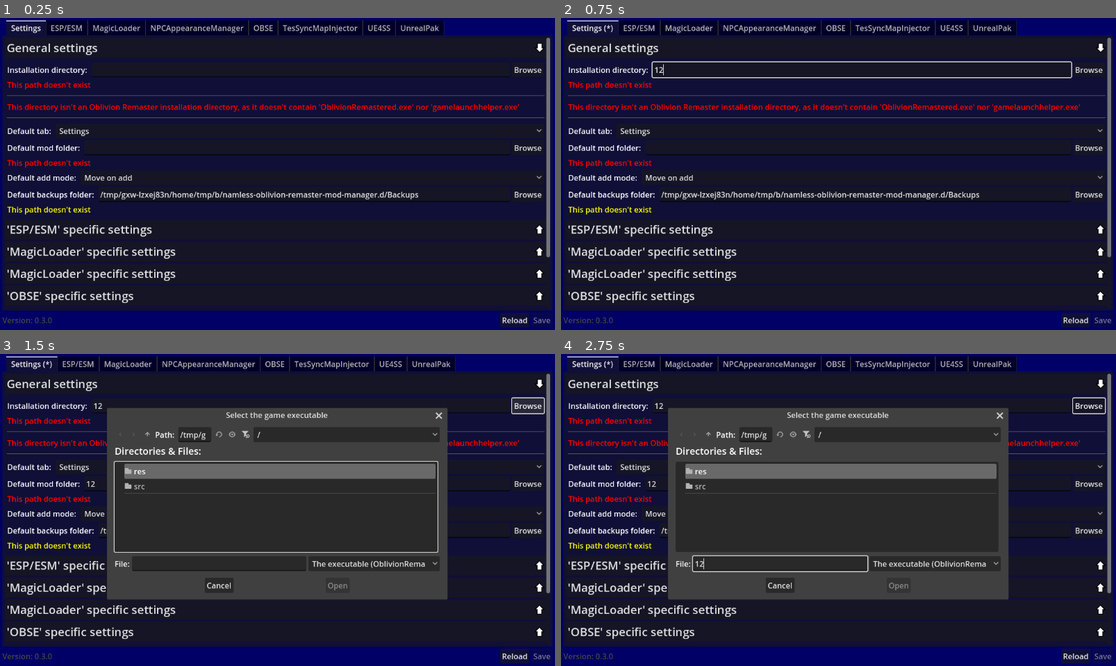
Above: before the commit, frames 1-4 (two rows, left to right).
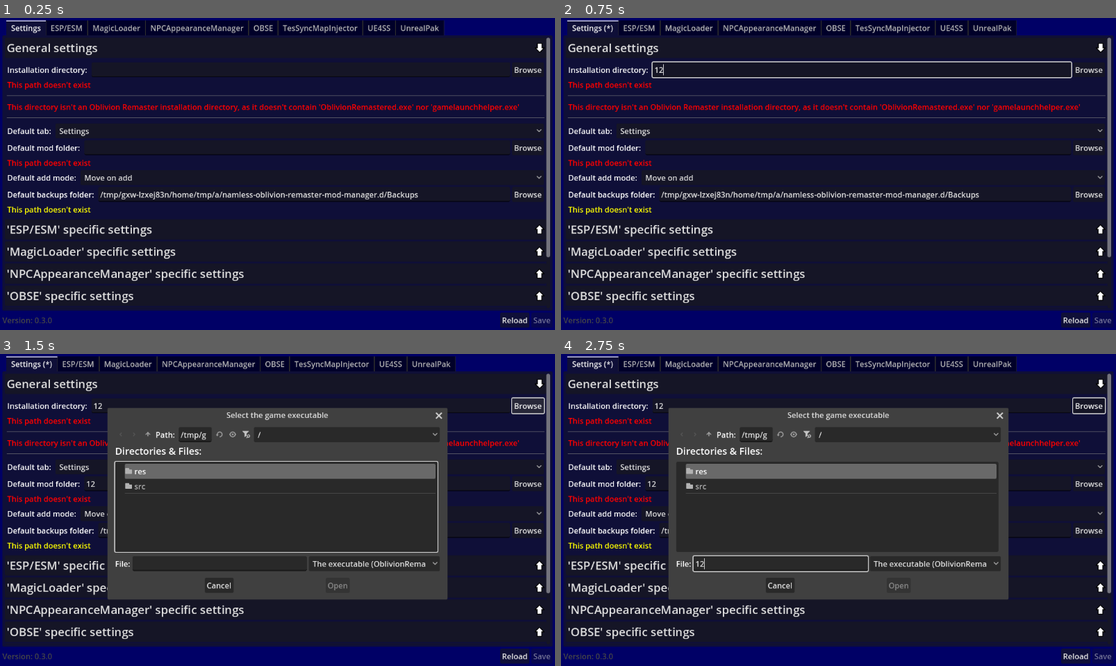
Above: after the commit, the same moments.

Repository: TheNamlessGuy/oblivion-remaster-mod-manager
Game: Godot game, scene res://src/components/main_window.tscn
Same seed, same stepped clock (60 frames per second), same inputs: the game is played once before the commit and once after it.
Inputs (mouse positions are in pixels of both pictures, inside the frame that each line leads up to):
- Up to frame 1 (0.25 s): no input
- Up to frame 2 (0.75 s): click (860, 71) at 0.52 s; type "12" at 0.6 s
- Up to frame 3 (1.5 s): click (299, 485) at 0.75 s; type "12" at 0.83 s; click "Browse" at 1.25 s
- Up to frame 4 (2.75 s): click (777, 563) at 2.02 s; type "12" at 2.1 s

The runs differ from the first frame. In frame 1, 1.0% of the frame differs, in the area x 2-76%, y 55-85%; in frame 2, 1.0%; in frame 3, 1.6%, in the area x 2-77%, y 17-85%; in frame 4, 1.5%.

Commit message:
docs: NPC appearance manager
Also sssh don't talk about the other changes I forgot to check in

Diff:
--- a/project/src/components/settings_tab.tscn
+++ b/project/src/components/settings_tab.tscn
@@ -185,7 +185,7 @@
 
 [node name="NPCApperanceManagerSettings" parent="ScrollContainer/VBoxContainer" instance=ExtResource("6_nc8sb")]
 layout_mode = 2
-title = "'MagicLoader' specific settings"
+title = "'NPCAppearanceManager' specific settings"
 collapsed_by_default = true
 
 [node name="ShowSelector" parent="ScrollContainer/VBoxContainer/NPCApperanceManagerSettings" instance=ExtResource("4_p0sff")]
@@ -195,16 +195,16 @@
 true_tooltip = ""
 false_name = "No"
 false_tooltip = ""
-config_key = 20
-label_text = "Show"
-label_tooltip = "Show the MagicLoader tab"
+config_key = 28
+label_text = "Show"
+label_tooltip = "Show the NPCAppearanceManager tab"
 
 [node name="HSeparator1" type="HSeparator" parent="ScrollContainer/VBoxContainer/NPCApperanceManagerSettings"]
 layout_mode = 2
 
 [node name="AvailableModFolderSelector" parent="ScrollContainer/VBoxContainer/NPCApperanceManagerSettings" instance=ExtResource("2_p0sff")]
 layout_mode = 2
-config_key = 21
+config_key = 29
 fail_if_path_doesnt_exist = false
 label_text = "'Available' mod folder"
 label_tooltip = "The folder to store 'Available' mods in. If the folder doesn't exist, it will be created."
@@ -213,9 +213,9 @@
 
 [node name="DefaultModFolderSelector" parent="ScrollContainer/VBoxContainer/NPCApperanceManagerSettings" instance=ExtResource("2_p0sff")]
 layout_mode = 2
-config_key = 22
-label_text = "Default mod folder"
-label_tooltip = "The folder to open per default when adding new MagicLoader mods"
+config_key = 30
+label_text = "Default mod folder"
+label_tooltip = "The folder to open per default when adding new NPCAppearanceManager mods"
 dialog_title = "Select a directory"
 dialog_file_mode = 2
 
@@ -228,9 +228,9 @@
 copy_on_activation_enabled = true
 copy_on_activation_text = "Copy on activation"
 copy_on_activation_tooltip = "Copies the file(s) of the selected mod when it's activated (and saved)"
-config_key = 23
-label_text = "Default add mode"
-label_tooltip = "Which \"Add mode\" to use when adding new MagicLoader mods per default."
+config_key = 31
+label_text = "Default add mode"
+label_tooltip = "Which \"Add mode\" to use when adding new NPCAppearanceManager mods per default."
 
 [node name="OBSESettings" parent="ScrollContainer/VBoxContainer" instance=ExtResource("6_nc8sb")]
 layout_mode = 2
Not shown, changed: README.md
